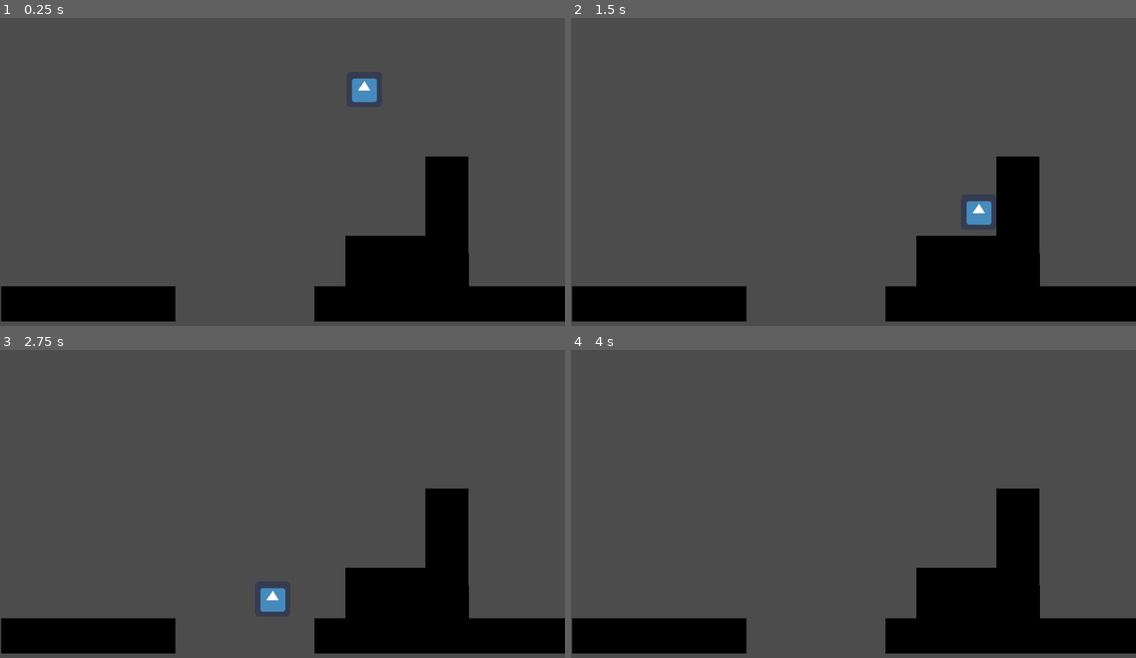
Above: before the commit, frames 1-4 (two rows, left to right).
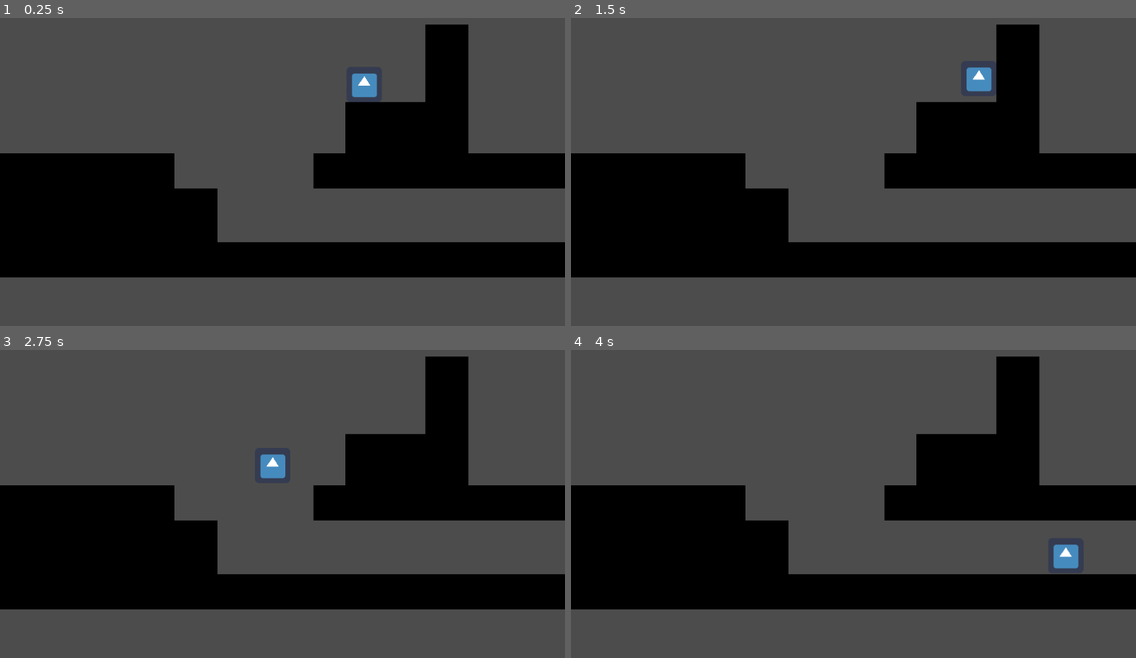
Above: after the commit, the same moments.

Repository: FiteStudios/2d-platformer-demo
Game: Godot game, scene res://World.tscn
The game is run twice, just before and just after one commit, with the same random seed, the same clock (stepped at 60 frames per second) and the same inputs. The engine's default icon, where the game draws it, is replaced by a stand-in: a white triangle on a blue panel in a dark square.
Inputs:
- Up to frame 1 (0.25 s): no input
- Up to frame 2 (1.5 s): hold Right (ui_right) from 0.53 s (still down); tap Up (ui_up) at 0.77 s
- Up to frame 3 (2.75 s): tap Up (ui_up) at 1.52 s; release Right (ui_right) at 2.03 s; hold Left (ui_left) from 2.03 s (still down)
- Up to frame 4 (4 s): release Left (ui_left) at 2.78 s; hold Right (ui_right) from 2.78 s (still down); tap Up (ui_up) at 3.02, 3.77 s

The runs differ from the first frame. In frame 1, 40% of the frame differs, in the area x 0-100%, y 2-99%; in frame 2, 41%; in frame 3, 40%; in frame 4, 40%.

Commit message:
Changed map

Diff:
--- a/World.tscn
+++ b/World.tscn
@@ -40,7 +40,7 @@
 [node name="Ground6" type="StaticBody2D" parent="." index="1"]
 
 editor/display_folded = true
-position = Vector2( 160, 520 )
+position = Vector2( 157.81, 278 )
 scale = Vector2( 4.93157, 1 )
 input_pickable = false
 collision_layer = 1
@@ -66,7 +66,7 @@
 [node name="Ground7" type="StaticBody2D" parent="." index="2"]
 
 editor/display_folded = true
-position = Vector2( 798.905, 520 )
+position = Vector2( 796.715, 278 )
 scale = Vector2( 7.15329, 1 )
 input_pickable = false
 collision_layer = 1
@@ -89,10 +89,36 @@
 
 shape = SubResource( 2 )
 
-[node name="Ground8" type="StaticBody2D" parent="." index="3"]
-
-editor/display_folded = true
-position = Vector2( 811.095, 460 )
+[node name="Ground11" type="StaticBody2D" parent="." index="3"]
+
+editor/display_folded = true
+position = Vector2( 514.453, 440 )
+scale = Vector2( 16.0766, 1 )
+input_pickable = false
+collision_layer = 1
+collision_mask = 1
+constant_linear_velocity = Vector2( 0, 0 )
+constant_angular_velocity = 0.0
+friction = 1.0
+bounce = 0.0
+__meta__ = {
+"_edit_group_": true
+}
+
+[node name="Sprite" type="Sprite" parent="Ground11" index="0"]
+
+modulate = Color( 0, 0, 0, 1 )
+texture = ExtResource( 3 )
+_sections_unfolded = [ "Visibility" ]
+
+[node name="CollisionShape2D" type="CollisionShape2D" parent="Ground11" index="1"]
+
+shape = SubResource( 2 )
+
+[node name="Ground8" type="StaticBody2D" parent="." index="4"]
+
+editor/display_folded = true
+position = Vector2( 810, 220 )
 scale = Vector2( 1.21579, 1 )
 input_pickable = false
 collision_layer = 1
@@ -115,10 +141,10 @@
 
 shape = SubResource( 2 )
 
-[node name="Ground9" type="StaticBody2D" parent="." index="4"]
-
-editor/display_folded = true
-position = Vector2( 810, 340 )
+[node name="Ground9" type="StaticBody2D" parent="." index="5"]
+
+editor/display_folded = true
+position = Vector2( 810, 100 )
 scale = Vector2( 1.21579, 2.75 )
 input_pickable = false
 collision_layer = 1
@@ -141,10 +167,10 @@
 
 shape = SubResource( 2 )
 
-[node name="Ground10" type="StaticBody2D" parent="." index="5"]
-
-editor/display_folded = true
-position = Vector2( 700, 443 )
+[node name="Ground10" type="StaticBody2D" parent="." index="6"]
+
+editor/display_folded = true
+position = Vector2( 700, 200 )
 scale = Vector2( 2.32664, 1.46875 )
 input_pickable = false
 collision_layer = 1
@@ -166,3 +192,29 @@
 [node name="CollisionShape2D" type="CollisionShape2D" parent="Ground10" index="1"]
 
 shape = SubResource( 2 )
+
+[node name="Ground12" type="StaticBody2D" parent="." index="7"]
+
+editor/display_folded = true
+position = Vector2( 197.226, 368.5 )
+scale = Vector2( 6.16332, 1.82813 )
+input_pickable = false
+collision_layer = 1
+collision_mask = 1
+constant_linear_velocity = Vector2( 0, 0 )
+constant_angular_velocity = 0.0
+friction = 1.0
+bounce = 0.0
+__meta__ = {
+"_edit_group_": true
+}
+
+[node name="Sprite" type="Sprite" parent="Ground12" index="0"]
+
+modulate = Color( 0, 0, 0, 1 )
+texture = ExtResource( 3 )
+_sections_unfolded = [ "Visibility" ]
+
+[node name="CollisionShape2D" type="CollisionShape2D" parent="Ground12" index="1"]
+
+shape = SubResource( 2 )
